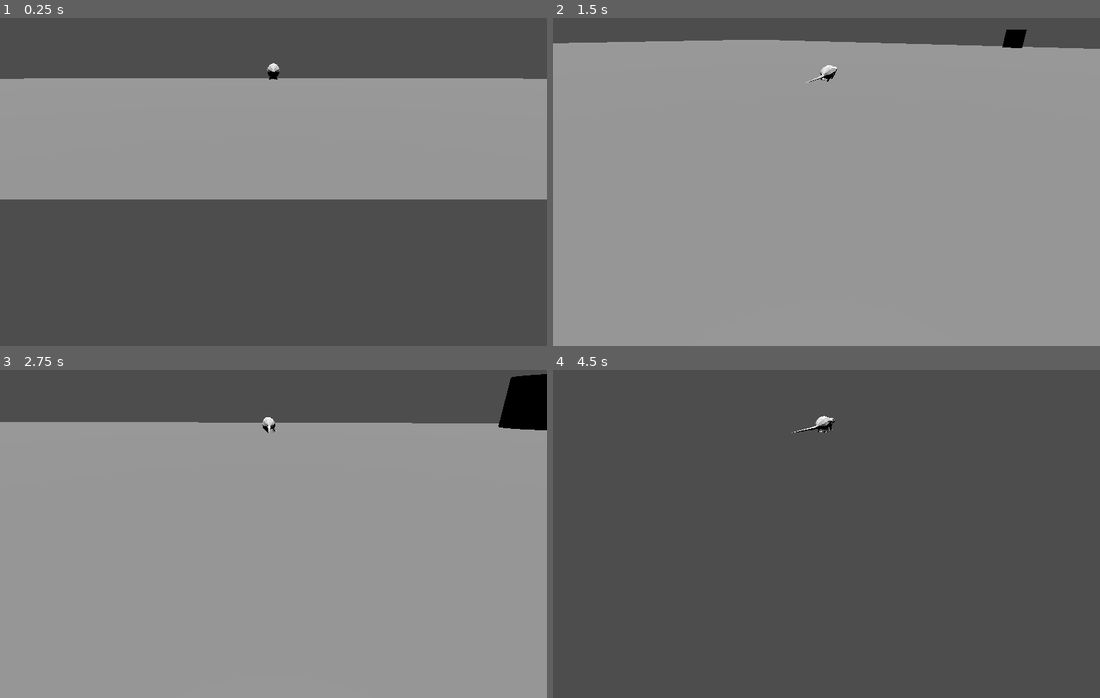
Above: before the commit, frames 1-4 (two rows, left to right).
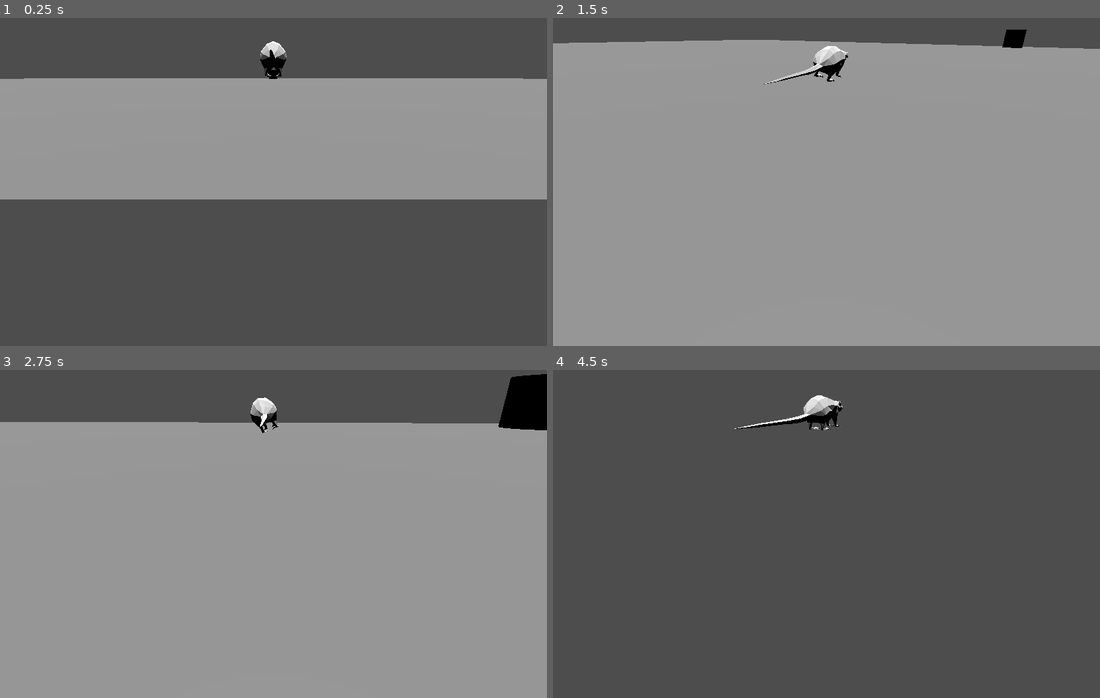
Above: after the commit, the same moments.

Repository: veralece/botr
Game: Godot game, scene res://main.tscn
Two runs of this game, one before a commit and one after it. Both use one fixed random seed, a clock stepped at 60 frames per second and the inputs below.
Inputs (mouse positions are in pixels of both pictures, inside the frame that each line leads up to):
- Up to frame 1 (0.25 s): no input
- Up to frame 2 (1.5 s): tap Enter at 0.5 s; move the mouse to (853, 139) at 0.52 s; hold W (move_forward) from 0.53 s (still down); tap Space (jump) at 0.77 s; move the mouse to (799, 142) at 1.27 s
- Up to frame 3 (2.75 s): keep holding W (move_forward); tap Space (jump) at 1.52 s; move the mouse to (284, 484) at 2.02 s
- Up to frame 4 (4.5 s): keep holding W (move_forward); move the mouse to (821, 497) at 2.77 s; tap Space (jump) at 3.02, 3.77 s; move the mouse to (864, 497) at 3.52 s; move the mouse to (782, 488) at 4.27 s

The runs differ from the first frame. In frame 1, 0.3% of the frame differs, in the area x 47-53%, y 7-19%; in frame 2, 0.5%; in frame 3, 0.4%; in frame 4, 0.7%, in the area x 33-53%, y 7-20%.

Commit message:
scale of rat changed

Diff:
--- a/rat/rat.tscn
+++ b/rat/rat.tscn
@@ -70,4 +70,4 @@
 transform = Transform3D(1, 0, 0, 0, 1, 0, 0, 0, 1, 0, -0.0564218, 0)
 
 [node name="Rat Boy" parent="Pivot" instance=ExtResource("1_1r8ia")]
-transform = Transform3D(1, 0, 0, 0, 1, 0, 0, 0, 1, 0, 0.0108734, 0)
+transform = Transform3D(2, 0, 0, 0, 2, 0, 0, 0, 2, 0, 0.0108734, 0)
